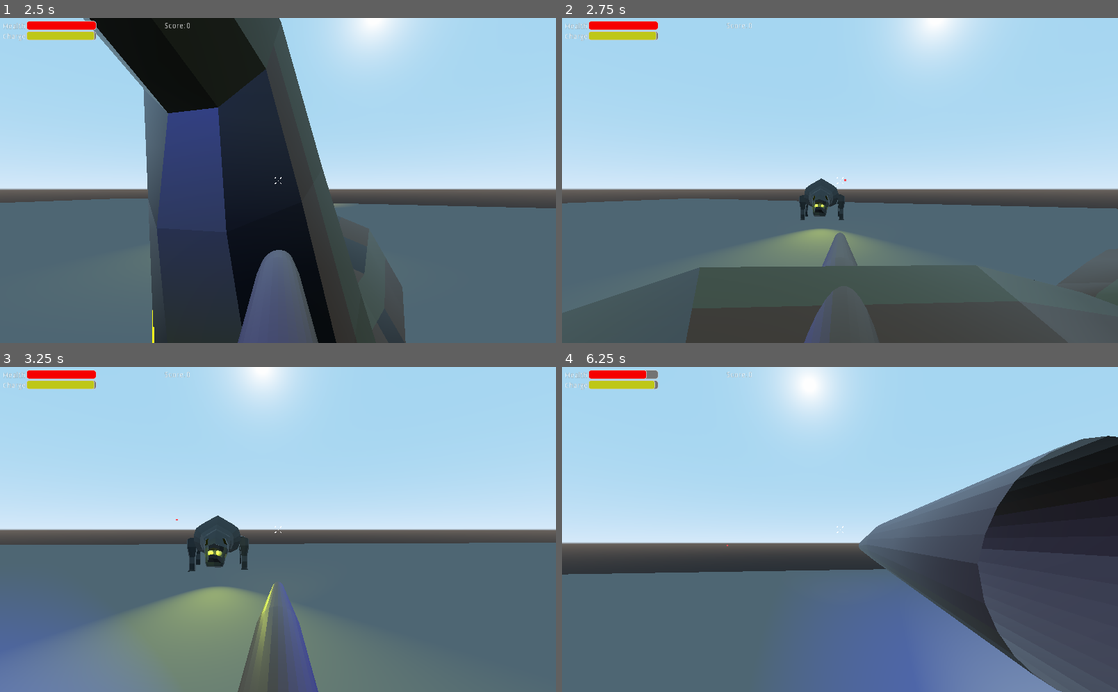
Above: before the commit, frames 1-4 (two rows, left to right).
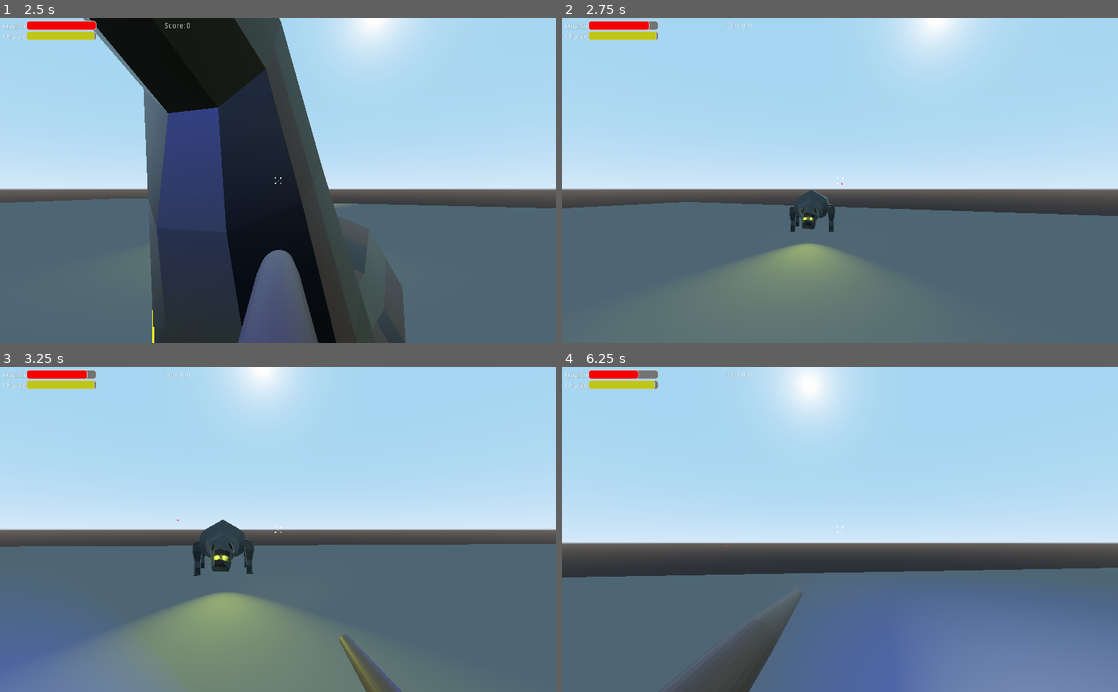
Above: after the commit, the same moments.

Repository: Bricode/BestGroupGameJam2021
Game: Godot game, scene res://Levels/TestingLasersLevel.tscn
Two runs of this game, one before a commit and one after it. Both use one fixed random seed, a clock stepped at 60 frames per second and the inputs below. This scene is started directly instead of the project's main scene.
Inputs (mouse positions are in pixels of both pictures, inside the frame that each line leads up to):
- Up to frame 1 (2.5 s): move the mouse to (272, 187) at 0.52 s; hold W (move_forward) from 0.53 s (still down); tap B (b) at 0.6, 1.35, 2.3 s; tap Space (jump) at 0.77, 1.52 s; move the mouse to (316, 183) at 1.27 s; move the mouse to (233, 177) at 2.02 s; press the mouse at (233, 177) at 2.03 s
- Up to frame 2 (2.75 s): keep holding W (move_forward)
- Up to frame 3 (3.25 s): move the mouse to (283, 529) at 2.77 s; release W (move_forward) at 2.78 s; release the mouse at (283, 529) at 2.78 s; hold A (move_left) from 2.78 s (still down); tap Shift (sprint) at 2.85 s; tap Space (jump) at 3.02 s; tap B (b) at 3.05 s
- Up to frame 4 (6.25 s): move the mouse to (817, 523) at 3.52 s; release A (move_left) at 3.53 s; hold W (move_forward) 3.53-5.78 s; tap B (b) at 3.6, 4.35, 5.3, 6.05 s; tap Space (jump) at 3.77, 4.52, 6.02 s; move the mouse to (867, 529) at 4.27 s; move the mouse to (812, 529) at 5.02 s; press the mouse at (812, 529) at 5.03 s; move the mouse to (851, 523) at 5.77 s; release the mouse at (851, 523) at 5.78 s; hold D (move_right) from 5.78 s (still down); tap Shift (sprint) at 5.85 s

Frame 1 is identical in both runs. In frame 2, 21% of the frame differs, in the area x 0-100%, y 1-100%; in frame 3, 5.3%; in frame 4, 23%.
Error in both runs: Invalid get index 'number_of_enemys' (on base: 'null instance'). (res://Enemy/Emu.gd:40)

Commit message:
pushing emu noise

Diff:
--- a/BestGroupGameJam2021/Enemy/Emu.tscn
+++ b/BestGroupGameJam2021/Enemy/Emu.tscn
@@ -1,12 +1,13 @@
-[gd_scene load_steps=5 format=2]
+[gd_scene load_steps=6 format=2]
 
 [ext_resource path="res://Enemy/Emu.gd" type="Script" id=1]
 [ext_resource path="res://BlenderModels/EMU/EMU.tscn" type="PackedScene" id=2]
+[ext_resource path="res://SoundEffects/Emu_noise.wav" type="AudioStream" id=3]
 
-[sub_resource type="BoxShape" id=5]
+[sub_resource type="BoxShape" id=1]
 extents = Vector3( 1, 0.719894, 0.84879 )
 
-[sub_resource type="BoxShape" id=6]
+[sub_resource type="BoxShape" id=2]
 extents = Vector3( 1.26245, 1, 1.02936 )
 
 [node name="Emu" type="KinematicBody" groups=[
@@ -27,11 +28,15 @@
 
 [node name="CollisionShape" type="CollisionShape" parent="Hit_zone"]
 transform = Transform( 0.67391, 0, 0, 0, 0.578757, 0, 0, 0, 0.655888, 0, 0.632266, -1.24176 )
-shape = SubResource( 6 )
+shape = SubResource( 2 )
 
 [node name="Hit_timer" type="Timer" parent="."]
 wait_time = 0.5
 one_shot = true
 
+[node name="screech" type="AudioStreamPlayer3D" parent="."]
+stream = ExtResource( 3 )
+unit_db = 80.0
+
 [connection signal="body_entered" from="Hit_zone" to="." method="_on_Hit_zone_body_entered"]
 [connection signal="timeout" from="Hit_timer" to="." method="_on_Hit_timer_timeout"]
Not shown: 1 places in BestGroupGameJam2021/Enemy/Emu.tscn that only renumber resources
